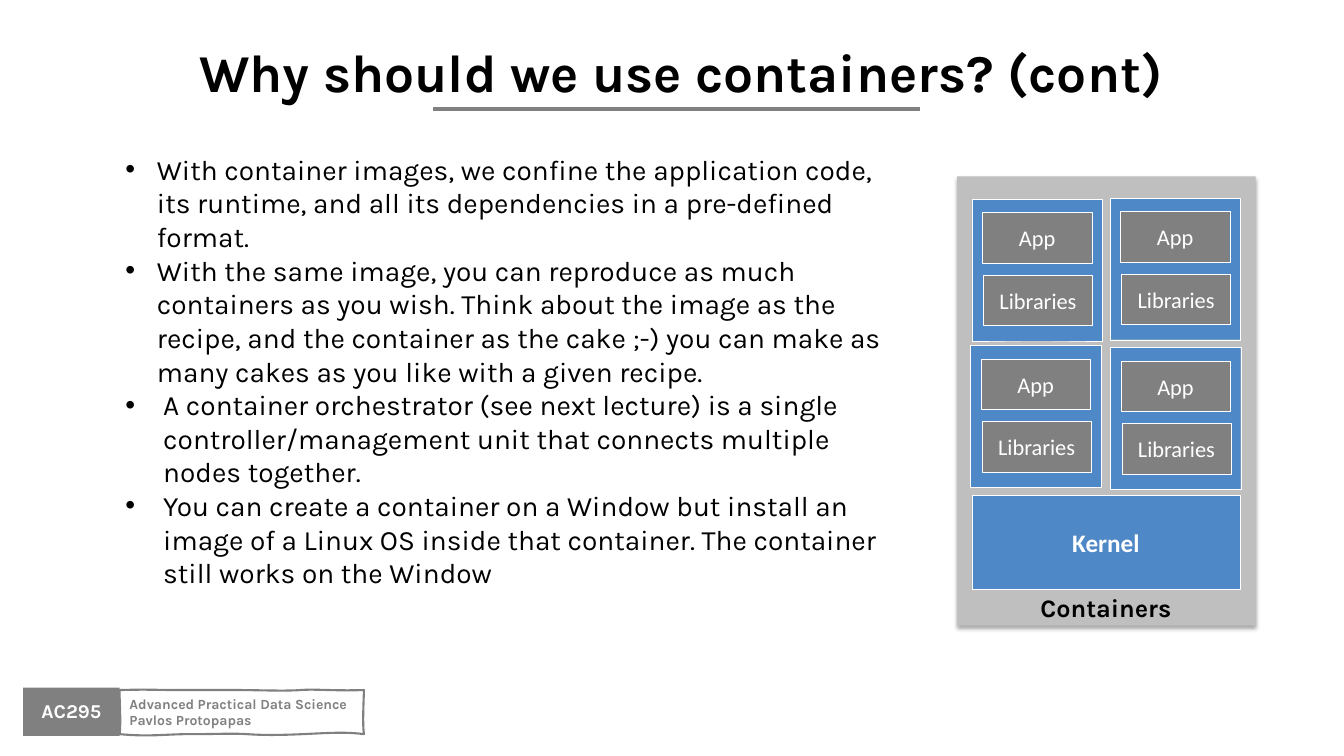
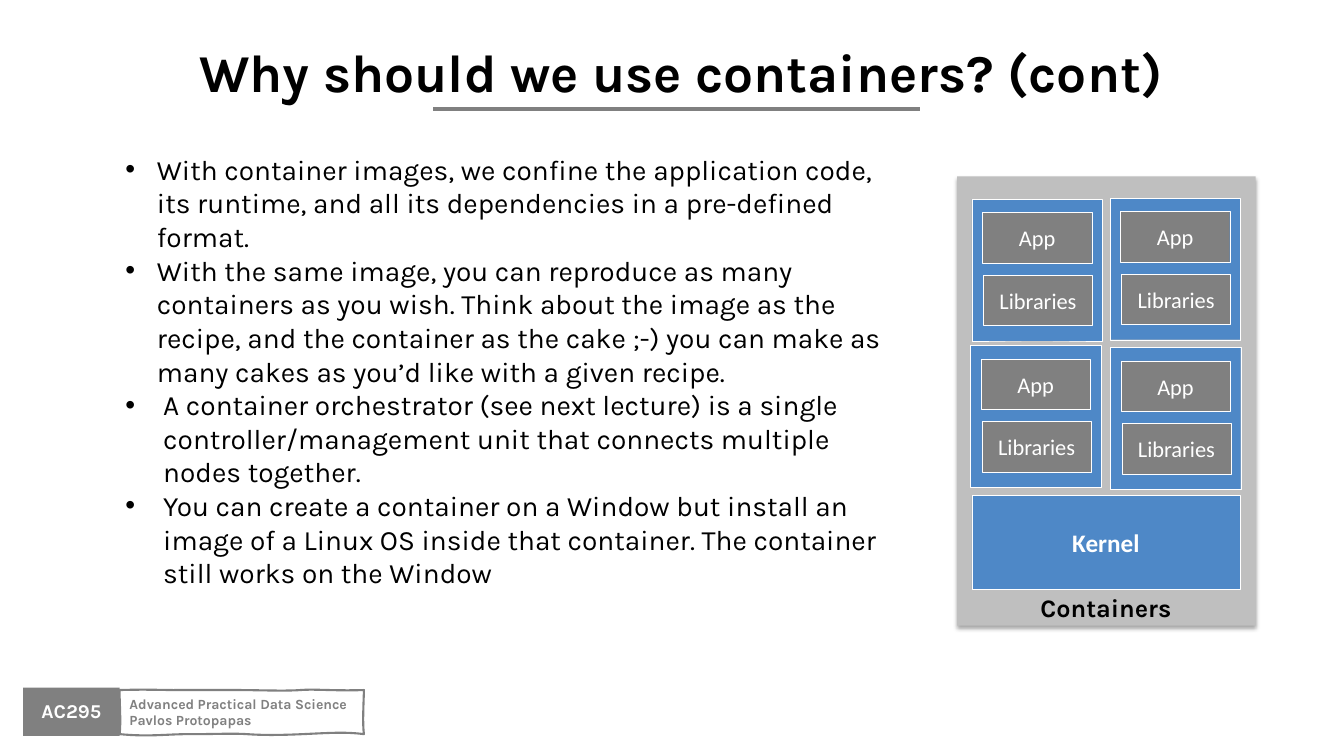
Before and after one commit to Harvard-IACS/2020-AC295, a slide deck: slide 23 of content/lectures/lecture2/presentation/lecture2.pptx. Drawn at 1344x756 pixels with LibreOffice and Linux fonts; fonts in the diff are those of the drawing; background and template pictures are left out. Boxes give left, top, right and bottom in pixels: in the first picture for what was removed or moved away, otherwise in the second. Text is boxed around its words. In the diff, an @@ line names an element or a change of style, - is before the commit and + after.

```diff
--- a/content/lectures/lecture2/presentation/lecture2.pptx
+++ b/content/lectures/lecture2/presentation/lecture2.pptx
@@ text at (x1=157, y1=261, x2=880, y2=389): text changed @@
-• With the same image, you can reproduce as much containers as you wish. Think about the image as the recipe, and the container as the cake ;-) you can make as many cakes as you like with a given recipe.
+• With the same image, you can reproduce as many containers as you wish. Think about the image as the recipe, and the container as the cake ;-) you can make as many cakes as you’d like with a given recipe.
```
Also in this commit, not shown: 3 other slides changed.
